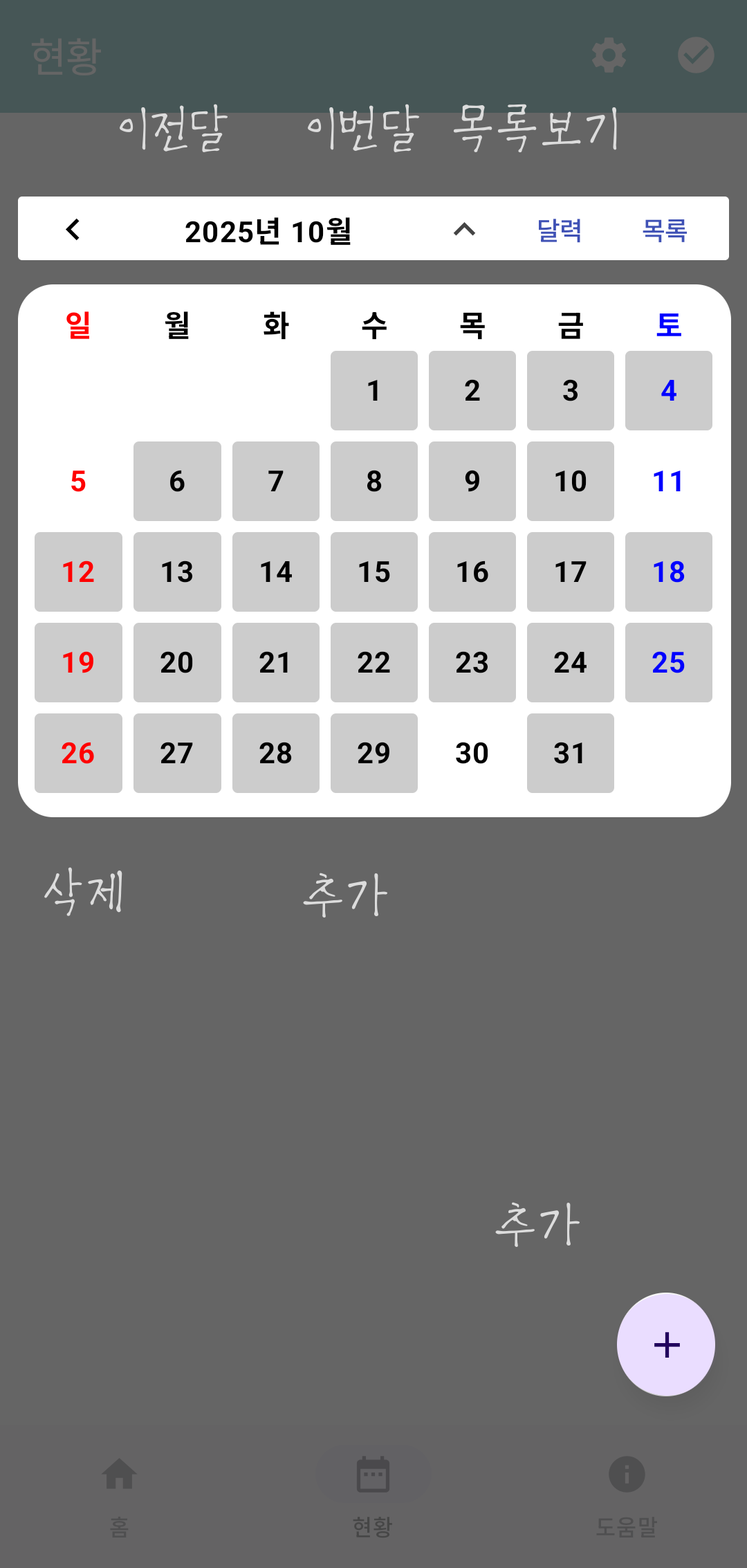
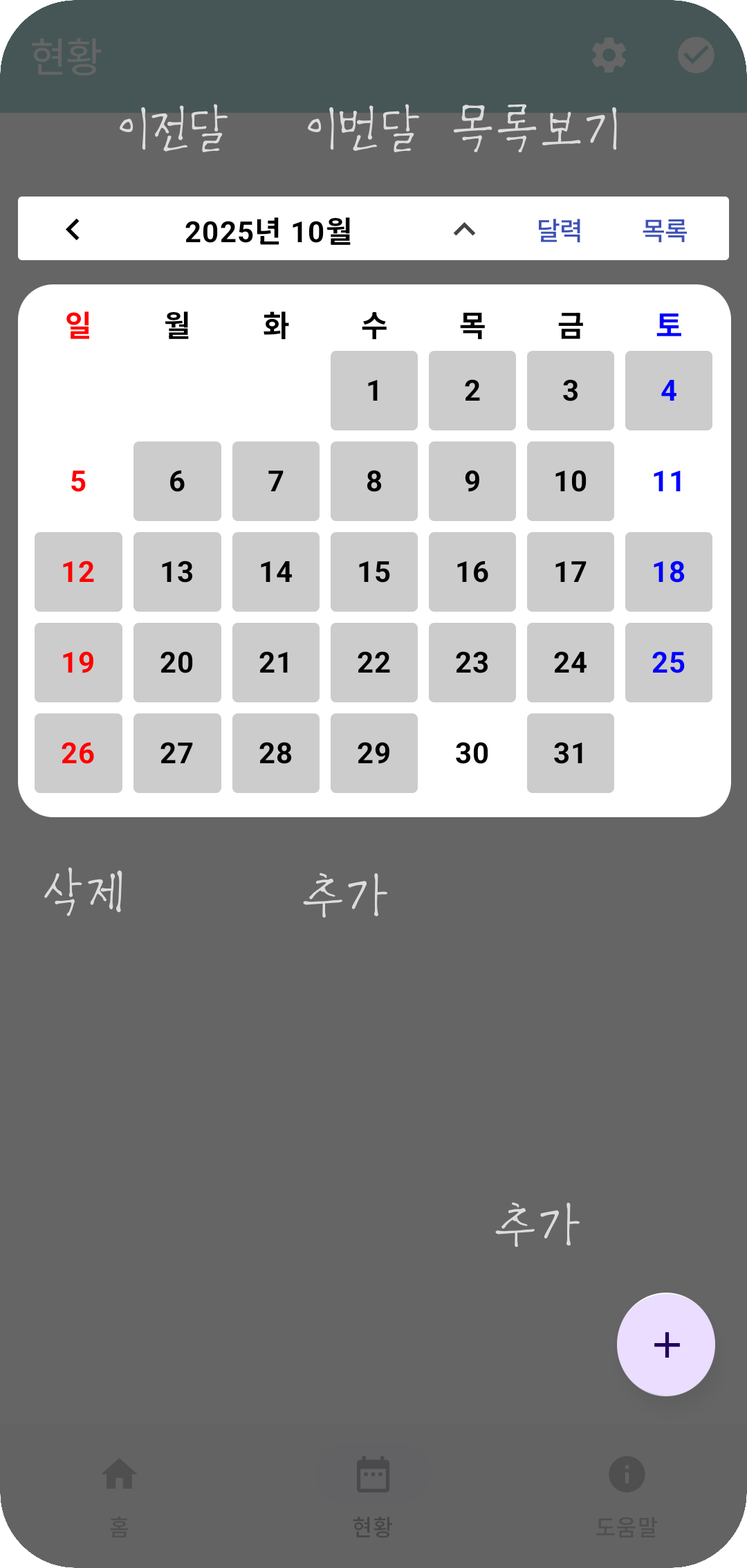
Layers edited between the first and the second 747 x 1568 image:
painted on "레이어" over [0, 0, 747, 1568]
painted on "Screenshot_20251031_174837.png" over [0, 0, 747, 1568]
